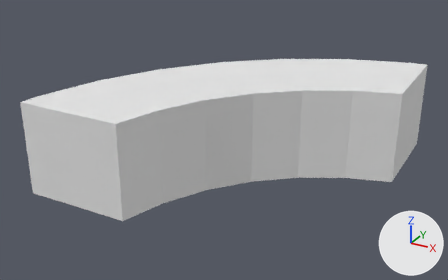
What one commit did to the OBJ model assets/e.obj.
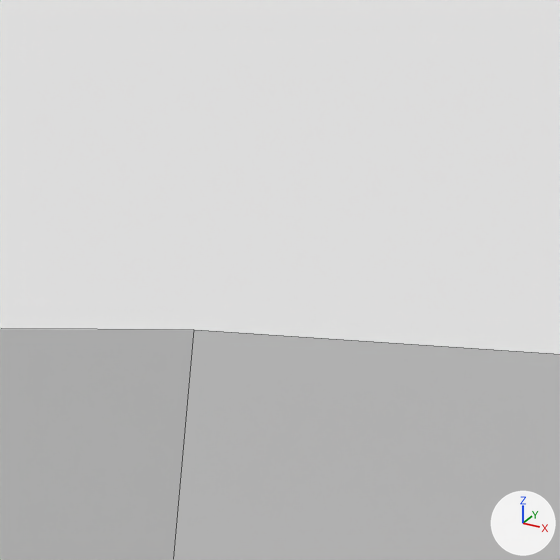
Each version is shown whole from a camera (50 mm lens) standing at (0.14, -0.658, 0.489) and looking at (-0.429, 0.376, -0.028), then close up on the part from 75% to 86% of the width and 22% to 39% of the height. The axes (+X, +Y, +Z) are drawn at lower right. The lights are the same throughout. The close-ups show mesh edges as thin lines. Where no turn or scale is listed for an object, it has been applied to the vertices.

In view in the first close-up: 'Cylinder.001_Cylinder.002'.
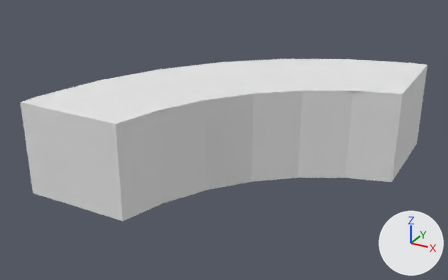
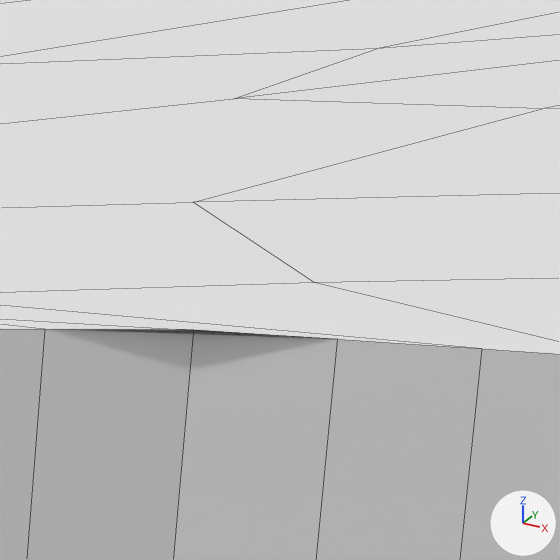
Where the change shows, as pixel boxes [x1, y1, x2, y2] in the close-ups (560 x 560 px):
part 1 of me_cylinder_001_cylinder_002, added: after [0, 0, 560, 560]

The change in detail:
me_cylinder_001_cylinder_002 is used by ob_cylinder_001_cylinder_002; location (0.0, 0.0, 0.0).
me_cylinder_001_cylinder_002 had 32 vertices, 18 faces and spanned x -0.705..-0.102, y 0.102..0.705, z -0.094..0.094.
me_cylinder_001_cylinder_002 now has 386 vertices, 384 faces and spans x -0.705..-0.102, y 0.102..0.705, z -0.094..0.094.
me_cylinder_001_cylinder_002 part 1: 354 vertices added at x -0.705..-0.102, y 0.102..0.705, z -0.094..0.094.
